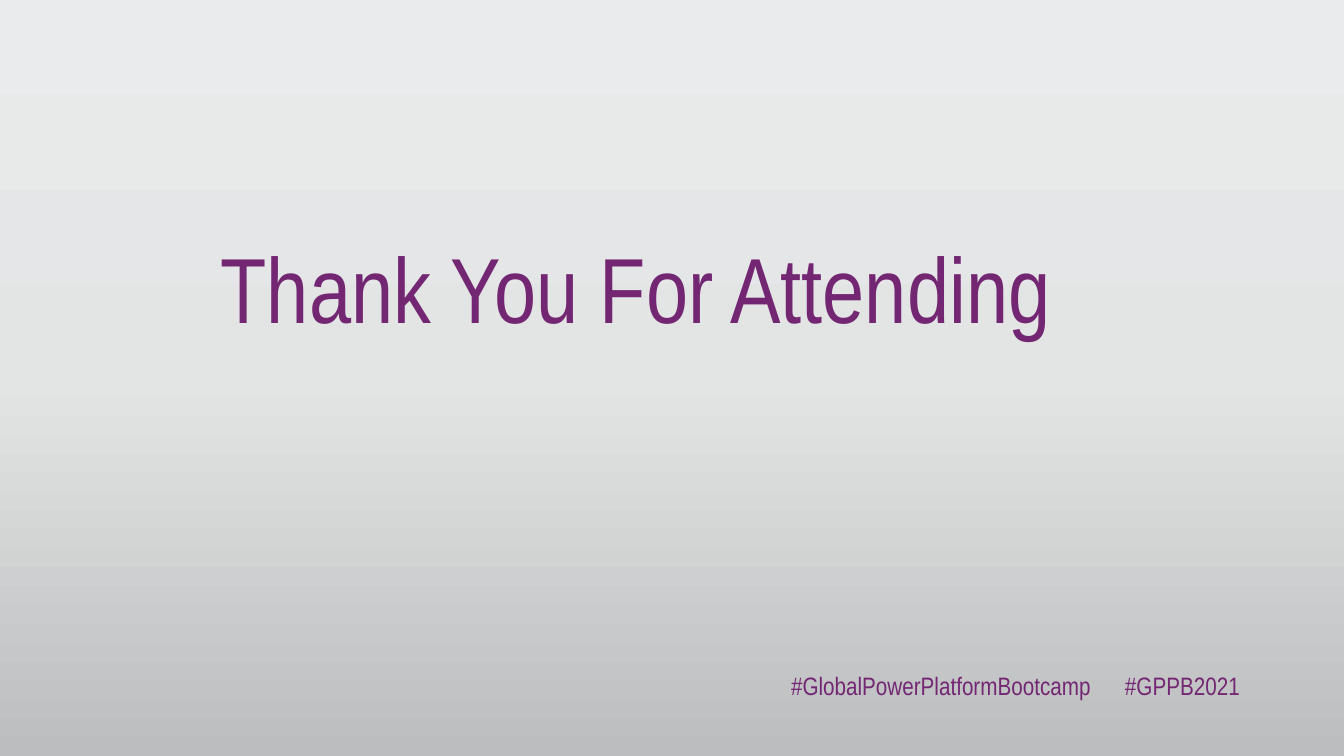
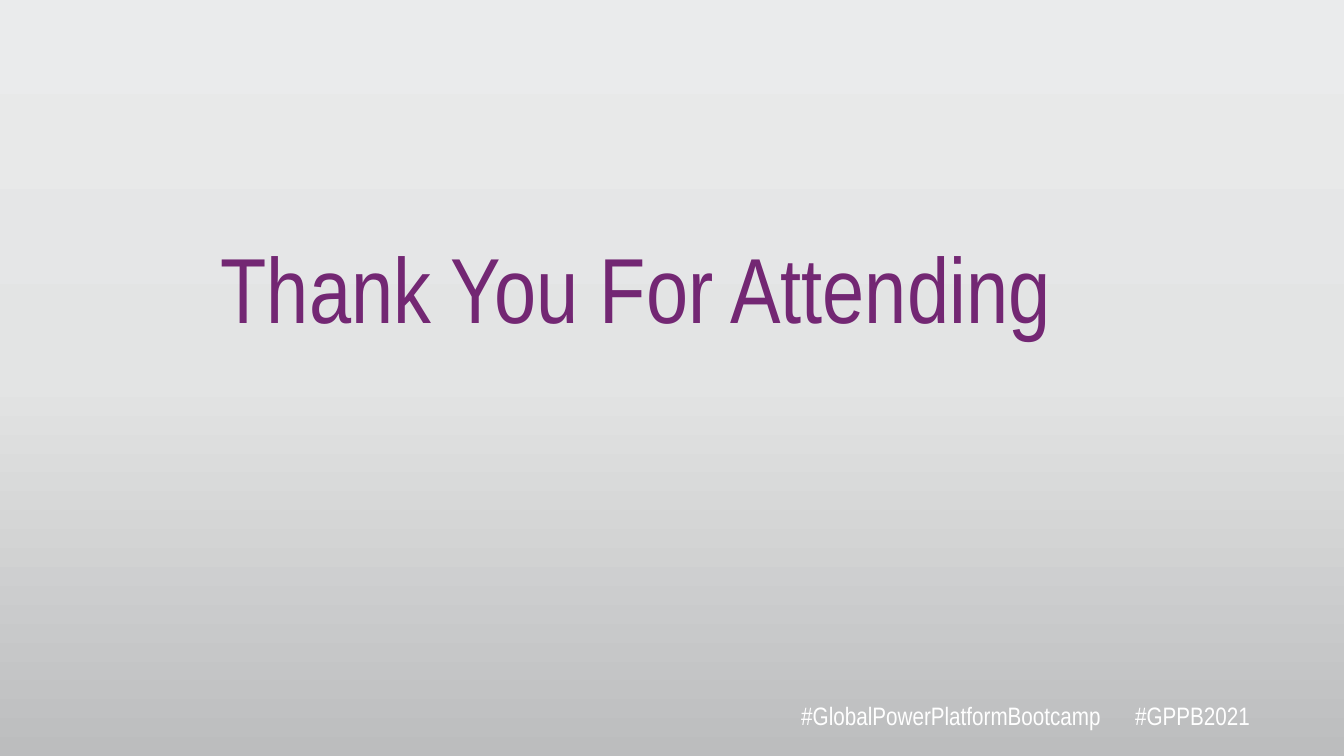
Before and after one commit to Global-Power-Platform-Bootcamp/GPPB2021, a slide deck: slide 24 of Event Materials/Speaker/GPPB2021 Speaker Template.pptx. Drawn at 1344x756 pixels with LibreOffice and Linux fonts; fonts in the diff are those of the drawing; background and template pictures are left out. Boxes give left, top, right and bottom in pixels: in the first picture for what was removed or moved away, otherwise in the second. Text is boxed around its words. In the diff, an @@ line names an element or a change of style, - is before the commit and + after.

```diff
--- a/Event Materials/Speaker/GPPB2021 Speaker Template.pptx
+++ b/Event Materials/Speaker/GPPB2021 Speaker Template.pptx
@@ text "#GlobalPowerPlatformBootcamp #GPPB2021": place and size @@
-text "#GlobalPowerPlatformBootcamp #GPPB2021" at <box>791,677,1240,700</box>
+text "#GlobalPowerPlatformBootcamp #GPPB2021" at <box>801,707,1250,730</box>
@@ text "#GlobalPowerPlatformBootcamp #GPPB2021" at <box>801,707,1250,730</box>: text colour #732773 to #FFFFFF @@
```
Also in this commit, not shown: 17 other slides changed, 3 slides added, 3 slides removed.
